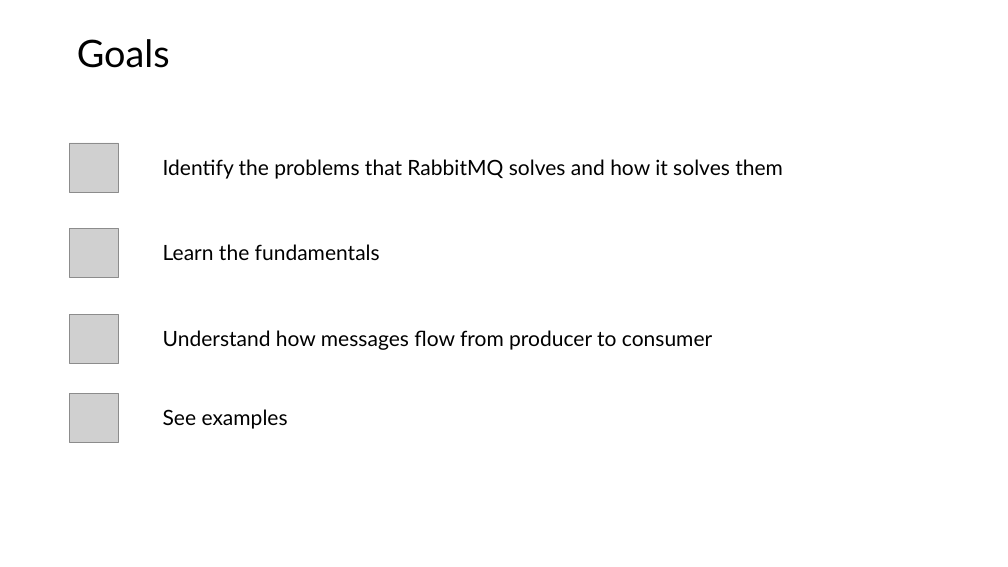
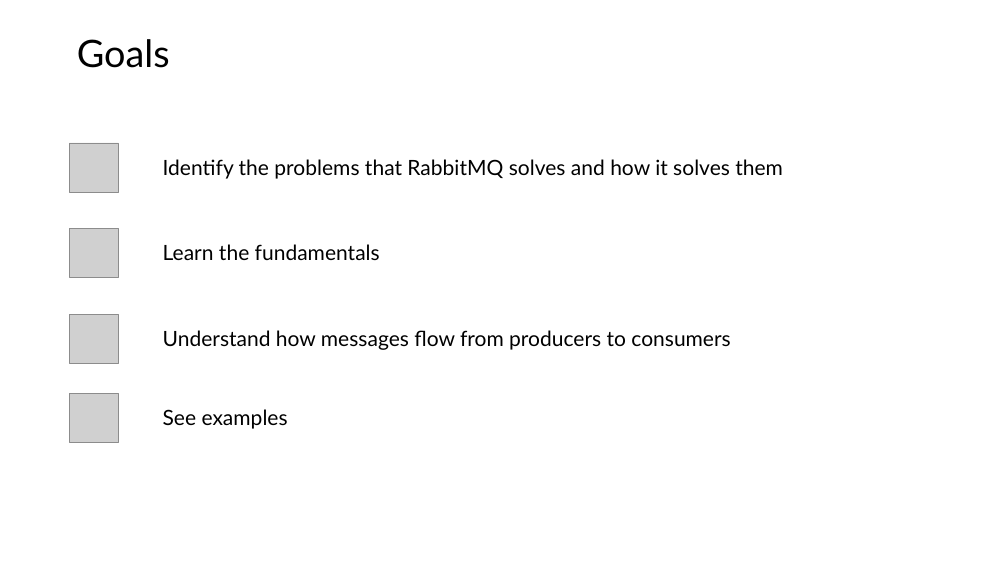
Before and after one commit to roblappcoupa/rabbitmq-presentation, a slide deck: slide 2 of Docs/RabbitMQ.pptx. Drawn at 1008x567 pixels with LibreOffice and Linux fonts; fonts in the diff are those of the drawing; grey boxes stand for pictures. Boxes give left, top, right and bottom in pixels: in the first picture for what was removed or moved away, otherwise in the second. Text is boxed around its words. In the diff, an @@ line names an element or a change of style, - is before the commit and + after.

Commit message:
More changes

```diff
--- a/Docs/RabbitMQ.pptx
+++ b/Docs/RabbitMQ.pptx
@@ text at [163,330,730,350]: text changed @@
-Understand how messages flow from producer to consumer
+Understand how messages flow from producers to consumers
```
Also in this commit, not shown: 1 other slide changed.
